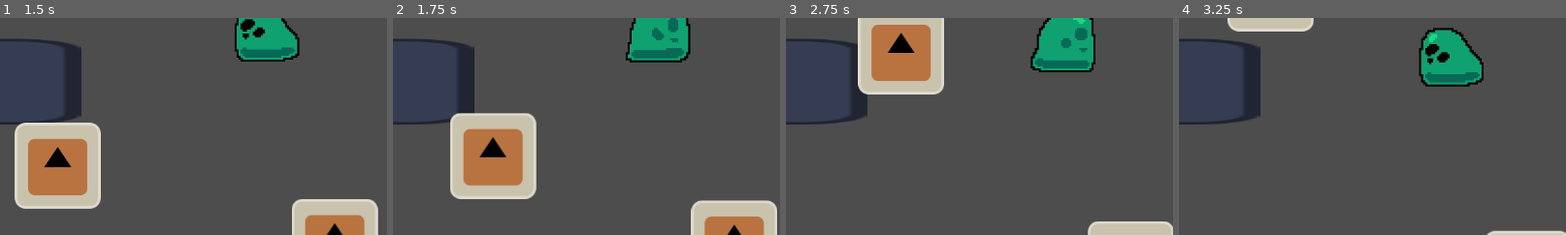
Above: before the commit, frames 1-4 (left to right).
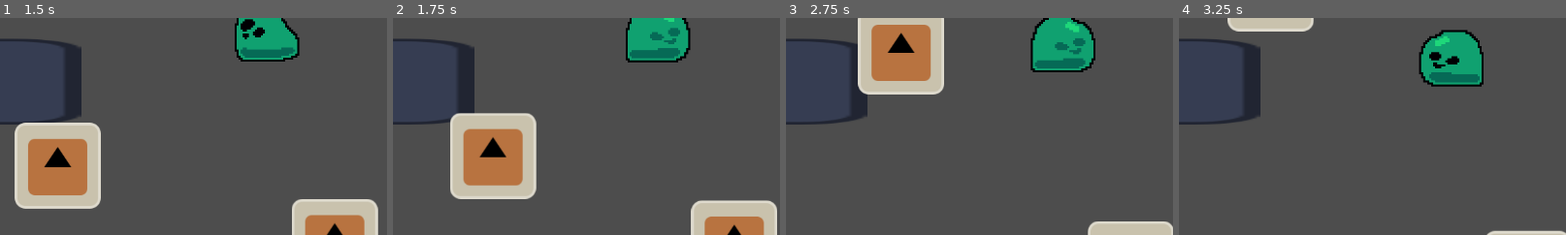
Above: after the commit, the same moments.

Repository: haihala/Weapon-s-choice
Game: Godot game, scene res://levels/playground.tscn
Two runs of this game, one before a commit and one after it. Both use one fixed random seed, a clock stepped at 60 frames per second and the inputs below. The engine's default icon, where the game draws it, is replaced by a stand-in: a white triangle on a blue panel in a dark square.
Inputs (mouse positions are % of the whole screen's width and height, from its top left):
- Up to frame 1 (1.5 s): move the mouse to (72, 45) at 0.52 s; hold D (move_right) 0.53-1.28 s; tap Space (possess) at 0.6 s; move the mouse to (30, 55) at 1.27 s; hold S (move_down) from 1.28 s (still down); click (30, 55) at 1.35 s
- Up to frame 2 (1.75 s): keep holding S (move_down)
- Up to frame 3 (2.75 s): move the mouse to (60, 28) at 2.02 s; release S (move_down) at 2.03 s; hold D (move_right) from 2.03 s (still down); tap Space (possess) at 2.1 s
- Up to frame 4 (3.25 s): move the mouse to (45, 70) at 2.77 s; release D (move_right) at 2.78 s; hold W (move_up) from 2.78 s (still down); click (45, 70) at 2.85 s
The pictures show only the part of the screen within x 21-71%, y 0-50%; the shares and areas given below are measured in that part.

Frame 1 is identical in both runs. In frame 2, 0.8% of the frame differs, in the area x 60-77%, y 0-21%; in frame 3, 1.4%; in frame 4, 1.9%, in the area x 61-79%, y 4-32%.

Commit message:
Fix rotation sprite adjustment resetting animation

Diff:
--- a/godot-project/creatures/creature.gd
+++ b/godot-project/creatures/creature.gd
@@ -49,7 +49,10 @@
 	$Sprite.flip_h = facing_direction.x < 0
 	var animation = get_animation()
 	if animation:
-		$Sprite.animation = animation
+		var current_frame = $Sprite.get_frame()
+		var current_progress = $Sprite.get_frame_progress()
+		$Sprite.play(animation)
+		$Sprite.set_frame_and_progress(current_frame, current_progress)
 
 func idle() -> void:
 	if active_state != idle_state:
